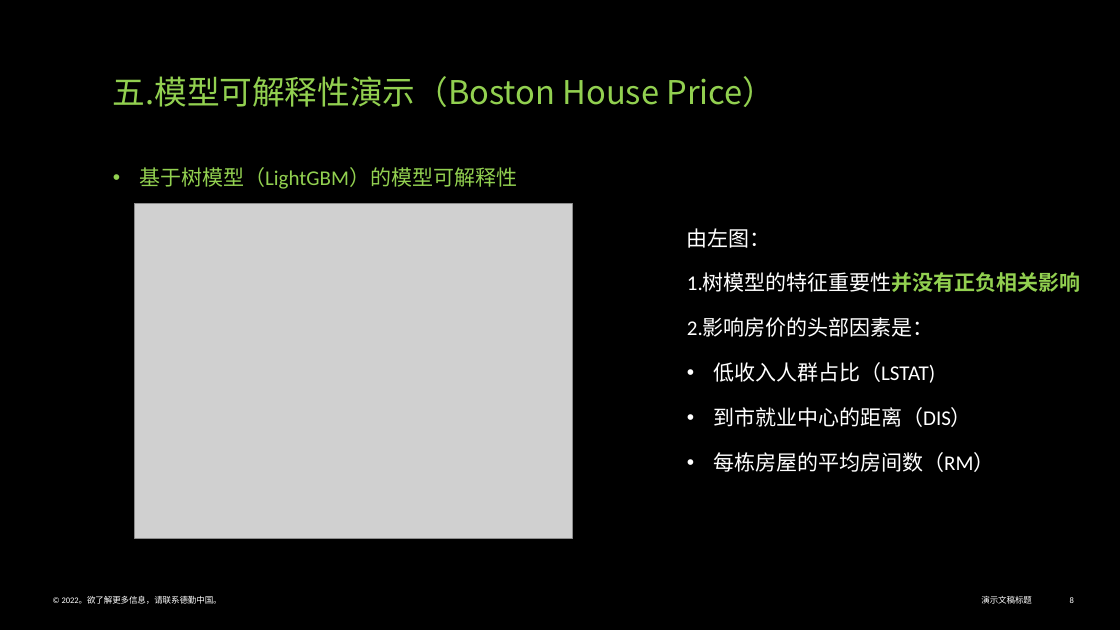
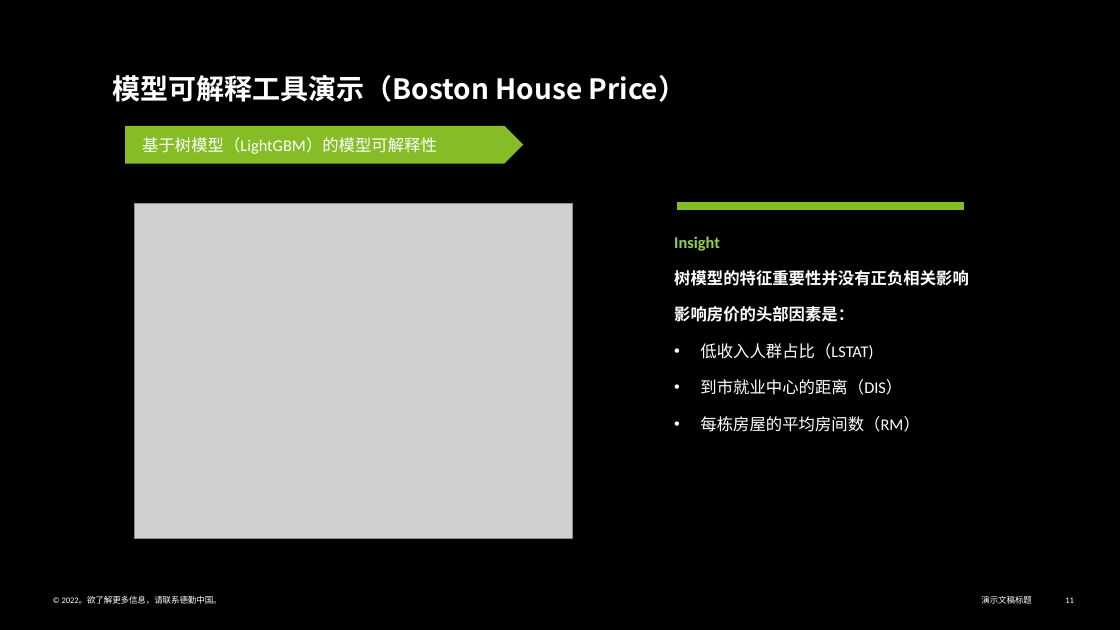
Before and after one commit to Vihagle/ML-Explaination, a slide deck: slide 11 of 模型可解释性.pptx (slide 8 before the commit). Drawn at 1120x630 pixels with LibreOffice and Linux fonts; fonts in the diff are those of the drawing; grey boxes stand for pictures. Boxes give left, top, right and bottom in pixels: in the first picture for what was removed or moved away, otherwise in the second. Text is boxed around its words. In the diff, an @@ line names an element or a change of style, - is before the commit and + after.

```diff
--- a/模型可解释性.pptx
+++ b/模型可解释性.pptx
@@ text at <box>113,75,687,102</box>: text changed; size 28 to 24 pt; text colour #92D050 to #FFFFFF; bold on @@
-五.模型可解释性演示（Boston House Price）
-• 基于树模型（LightGBM）的模型可解释性
+模型可解释工具演示（Boston House Price）
@@ pentagon arrow added at <box>125,126,523,164</box>, fill #86BC25, 14 pt, text #FFFFFF @@
+基于树模型（LightGBM）的模型可解释性
@@ math minus added at <box>625,190,1016,222</box>, fill #86BC25 @@
@@ text at <box>674,236,969,322</box>: text changed; size 18 to 14 pt; bold on @@
-由左图：
-1.树模型的特征重要性并没有正负相关影响
-2.影响房价的头部因素是：
+Insight
+树模型的特征重要性并没有正负相关影响
+影响房价的头部因素是：
@@ text "Insight": place and size @@
-text "Insight" at <box>687,228,1081,472</box>
+text "Insight" at <box>674,236,969,432</box>
@@ text at <box>700,343,919,432</box>: size 18 to 14 pt in "低收入人群占比（LSTAT)", "到市就业中心的距离（DIS）", "每栋房屋的平均房间数（RM）" @@
@@ page number at <box>1065,597,1074,603</box>: text changed @@
-8
+11
```
Also in this commit, not shown: 12 other slides changed, 5 slides added, 1 slide removed, 1 other file.
